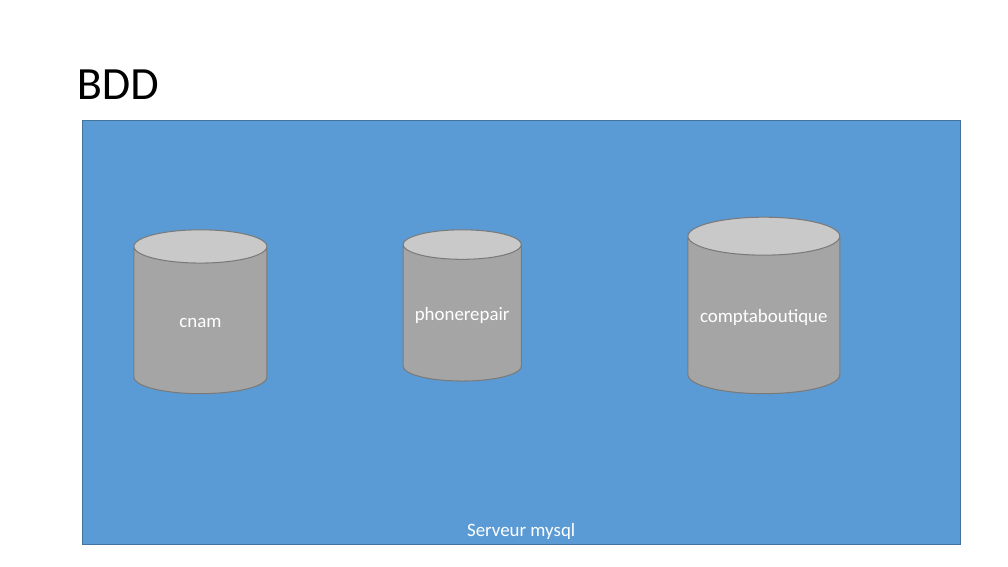
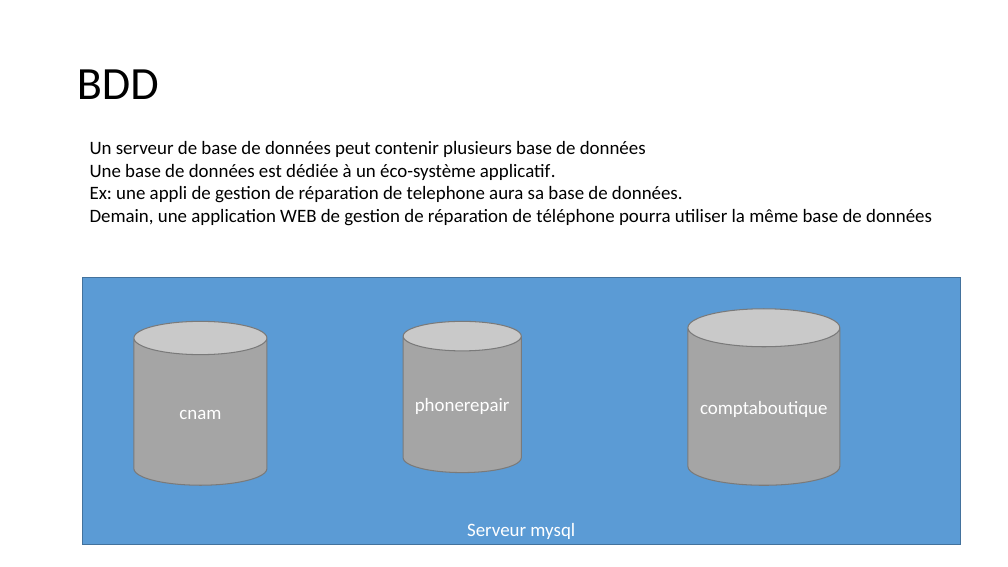
Before and after one commit to ronnykwon/TutoCNAM, a slide deck: slide 22 of Document/Explication.pptx (slide 18 before the commit). Drawn at 1008x567 pixels with LibreOffice and Linux fonts; fonts in the diff are those of the drawing. Boxes give left, top, right and bottom in pixels: in the first picture for what was removed or moved away, otherwise in the second. Text is boxed around its words. In the diff, an @@ line names an element or a change of style, - is before the commit and + after.

```diff
--- a/Document/Explication.pptx
+++ b/Document/Explication.pptx
@@ text added at (x1=90, y1=141, x2=932, y2=226), 18 pt, text #000000 @@
+Un serveur de base de données peut contenir plusieurs base de données
+Une base de données est dédiée à un éco-système applicatif.
+Ex: une appli de gestion de réparation de telephone aura sa base de données.
+Demain, une application WEB de gestion de réparation de téléphone pourra utiliser la même base de données
@@ rectangle "Serveur mysql" resized from (x1=82, y1=120, x2=961, y2=544) to (x1=82, y1=278, x2=961, y2=544) @@
@@ 3 cylinders moved together from (x1=134, y1=217, x2=840, y2=394) to (x1=134, y1=309, x2=840, y2=485) @@
```
Also in this commit, not shown: 7 other slides changed, 10 slides added, 2 slides removed, 16 other files.
